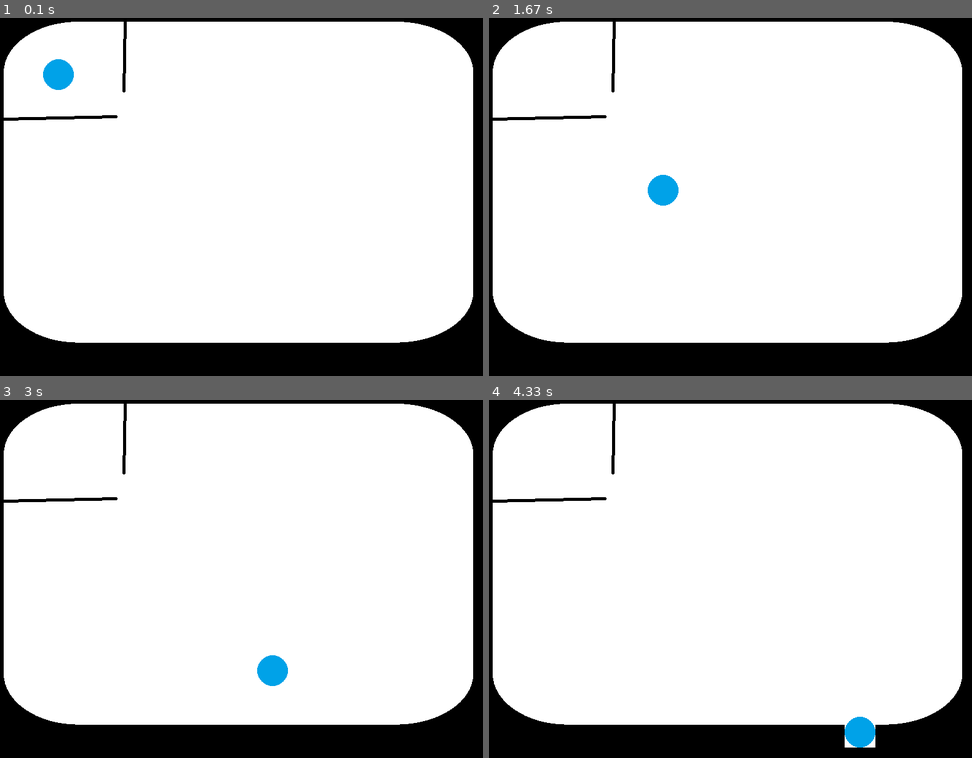
Above: before the commit, frames 1-4 (two rows, left to right).
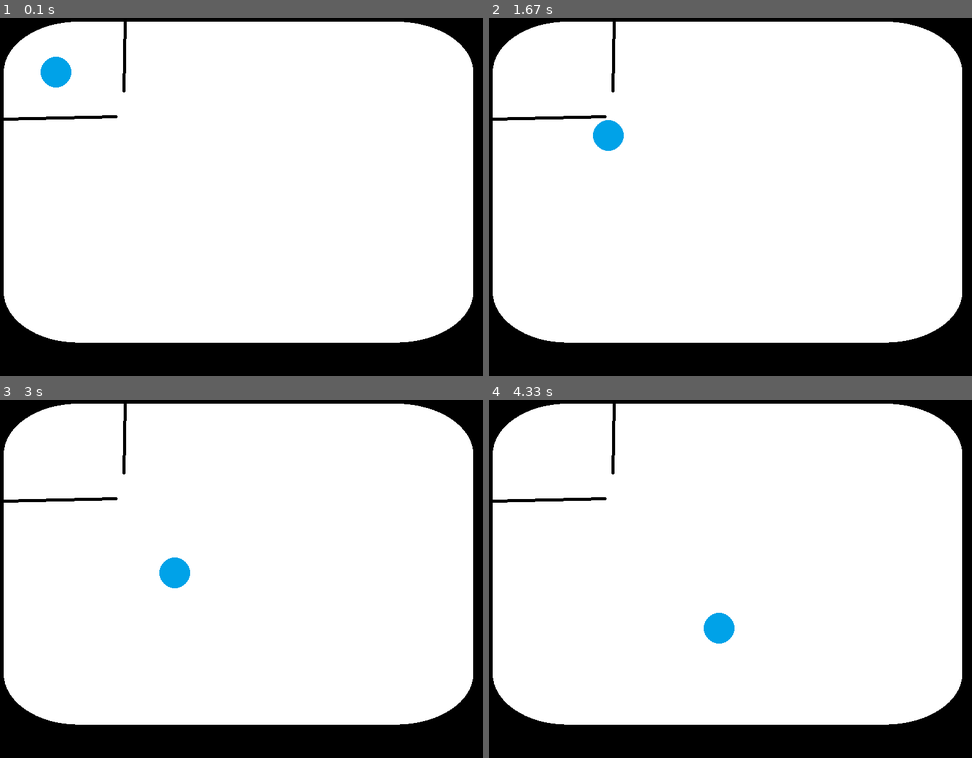
Above: after the commit, the same moments.

Repository: amabella-aguiluz/bellas-projects
Game: pygame game, started from python/pygame/hrt.py
Same seed, same stepped clock (60 frames per second), same inputs: the game is played once before the commit and once after it.
Inputs:
- Up to frame 1 (0.1 s): no input
- Up to frame 2 (1.67 s): no input
- Up to frame 3 (3 s): no input
- Up to frame 4 (4.33 s): no input

The runs differ from the first frame. In frame 1, 0.1% of the frame differs, in the area x 8-16%, y 10-21%; in frame 2, 0.9%; in frame 3, 0.9%; in frame 4, 0.9%, in the area x 44-80%, y 59-98%.

Commit message:
horse race tests clone

Diff:
--- a/python/pygame/hrt.py
+++ b/python/pygame/hrt.py
@@ -5,12 +5,16 @@
     # initializing game #
 screen = pygame.display.set_mode((800, 600)) # set screen size (width, height)
 clock = pygame.time.Clock() # set fps
-velocity = 2 # speed of horse
+velocity = 1.1 # speed of horse
 running = True # keep game loop running
+    #-- mask
 maze_image = pygame.image.load("assets/map_test.png").convert()  # convert for faster pixel access
 maze_mask = pygame.mask.from_threshold(maze_image, (0, 0, 0), (10, 10, 10)) #convert maze png to mask
+    #-- mask
+    #-- velocity
 v_temp1 = random.choice([-1, 1]) * velocity
 v_temp2 = random.choice([-1, 1]) * velocity
+    #-- velocity
     # initializing game #
 
     # initialize horse
@@ -27,29 +31,22 @@
         surface.blit(self.image, self.rect)
     # initialize horse
 
-def when_bounced(x, y):
-    x *= 5
-    y *= 5
-    return
+def when_bounced(horse):
+    horse.velocity_x *= 1.0001
+    horse.velocity_y *= 1.0001
+    return horse
 
 def horse_bounce(horse):
-    if(horse.rect.left < 0): #hits left
-        horse.velocity_x = 1
-        when_bounced(horse.velocity_x, horse.velocity_y)
-    elif(horse.rect.right > 800): # hits right
-        horse.velocity_x = -1
-        when_bounced(horse.velocity_x, horse.velocity_y)
-    elif(horse.rect.top < 0): # hits top
-        horse.velocity_y = 1
-        when_bounced(horse.velocity_x, horse.velocity_y)
-    elif(horse.rect.bottom > 600): # hits bottom
-        horse.velocity_y = -1
-        when_bounced(horse.velocity_x, horse.velocity_y)
+    if(horse.rect.left < 0 or horse.rect.right > 800): #hits left or right
+        horse.velocity_x *= -1
+    elif(horse.rect.top < 0 or horse.rect.bottom > 600): # hits top or bottom
+        horse.velocity_y *= -1
+    when_bounced(horse)
 
 def move_horse(horse):
+    horse_bounce(horse)
     horse.x += horse.velocity_x
     horse.y += horse.velocity_y
-    horse_bounce(horse)
     horse.rect.center = (horse.x, horse.y)
 
 horse1 = Horse(100, 100, "assets/horse_1.png", v_temp1, v_temp2) # <-- place horse
